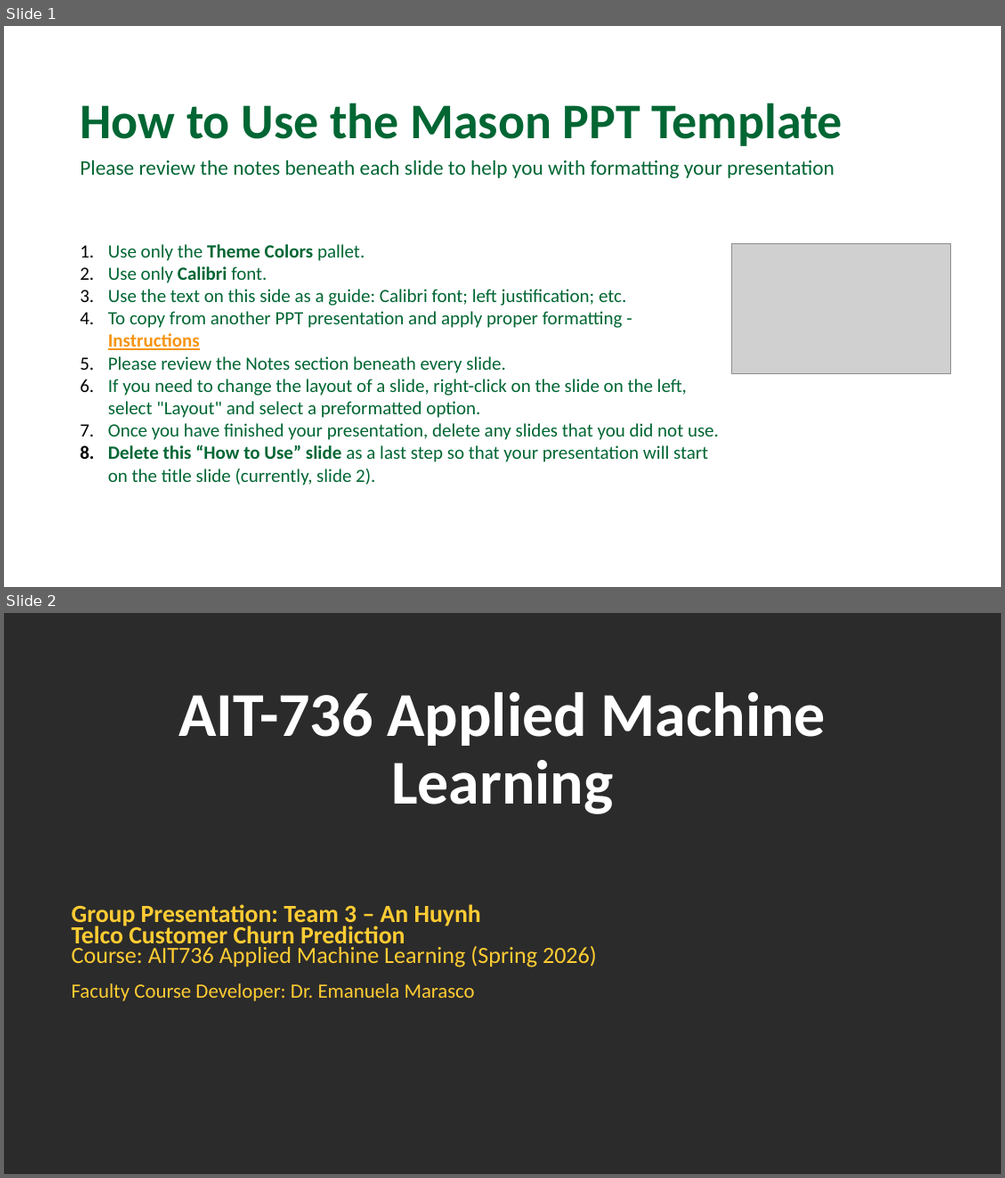
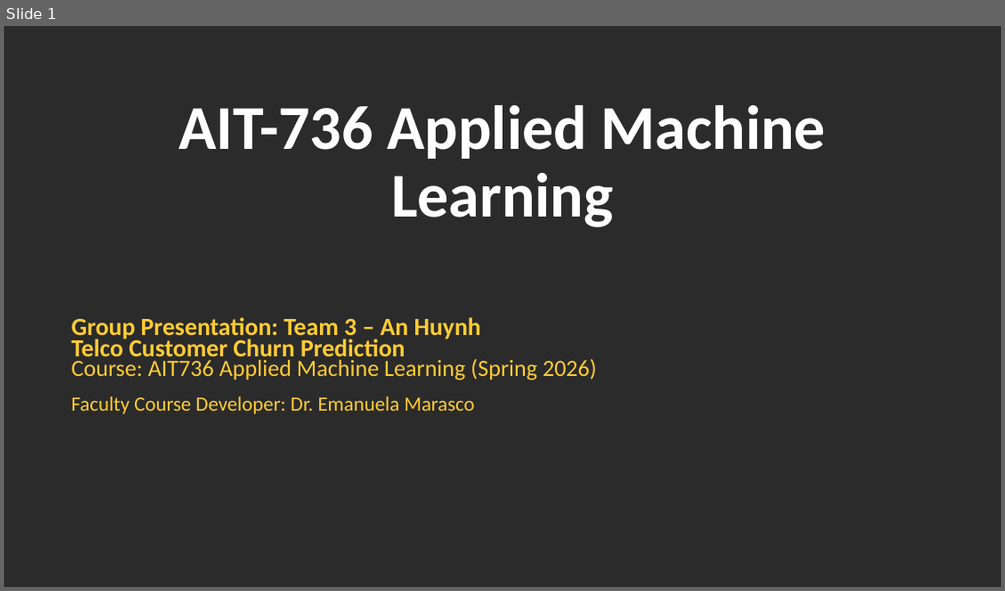
Before and after one commit to annguyenhuynh/AIT736-Team3, a slide deck: slides/AIT736_Final_Project_AnHuynh.pptx. Shown one above the other, each under a label of ours: slides 1 and 2 before the commit, slide 1 after it. The pictures are 1005x1178 and 1005x591 pixels, drawn with LibreOffice and Linux fonts; fonts in the diff are those of the drawing; grey boxes stand for pictures; background and template pictures are left out; a plain dark background stands for a picture behind light text. Boxes give left, top, right and bottom in pixels: in the first picture for what was removed or moved away, otherwise in the second. Text is boxed around its words. In the diff, an @@ line names an element or a change of style, - is before the commit and + after.

```diff
--- a/slides/AIT736_Final_Project_AnHuynh.pptx
+++ b/slides/AIT736_Final_Project_AnHuynh.pptx
@@ slide 1 removed at (4,26,1001,587), background #FFFFFF @@
@@ title removed at (80,103,842,146) @@
-How to Use the Mason PPT Template
@@ subtitle removed at (80,160,834,178) @@
-Please review the notes beneath each slide to help you with formatting your presentation
@@ text removed at (108,244,719,485) @@
-1. Use only the Theme Colors pallet.
-2. Use only Calibri font.
-3. Use the text on this side as a guide: Calibri font; left justification; etc.
-4. To copy from another PPT presentation and apply proper formatting - Instructions
-5. Please review the Notes section beneath every slide.
-6. If you need to change the layout of a slide, right-click on the slide on the left, select "Layout" and select a preformatted option.
-7. Once you have finished your presentation, delete any slides that you did not use.
-8. Delete this “How to Use” slide as a last step so that your presentation will start on the title slide (currently, slide 2).
@@ picture removed at (732,244,951,374) @@
@@ what was slide 2 is now slide 1 @@
```
Also in this commit, not shown: 6 slides changed, 11 slides added, 10 other slides removed.
